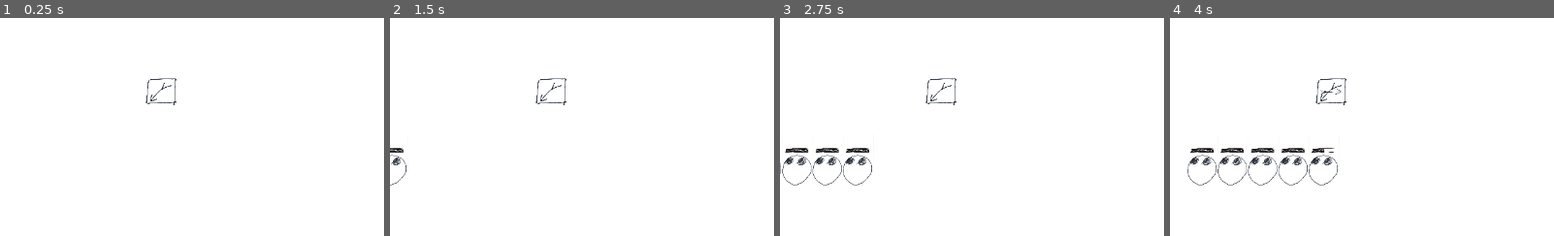
Above: before the commit, frames 1-4 (left to right).
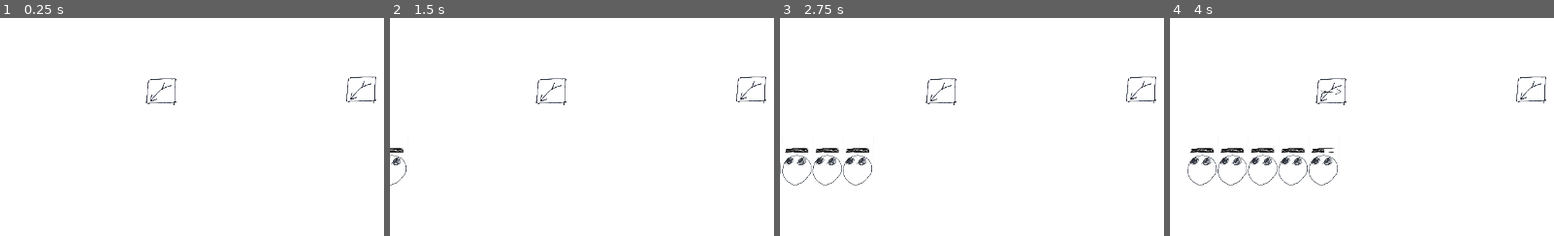
Above: after the commit, the same moments.

Repository: OzuYatamutsu/notebook-tower-defense
Game: Godot game, scene res://levels/test_level.tscn
Two runs of this game, one before a commit and one after it. Both use one fixed random seed, a clock stepped at 60 frames per second and the inputs below.
Inputs:
- Up to frame 1 (0.25 s): no input
- Up to frame 2 (1.5 s): tap Enter at 0.5 s
- Up to frame 3 (2.75 s): no input
- Up to frame 4 (4 s): no input
The pictures show only the part of the screen within x 10-60%, y 0-50%; the shares and areas given below are measured in that part.

The runs differ from the first frame. In frame 1, 0.2% of the frame differs, in the area x 90-98%, y 26-40%; in frame 2, 0.2%; in frame 3, 0.2%; in frame 4, 0.2%.

Commit message:
Add another tower for testing

Diff:
--- a/levels/test_level.tscn
+++ b/levels/test_level.tscn
@@ -27,6 +27,9 @@
 [node name="ArrowTower" parent="viewport/towers" instance=ExtResource("2_vsgju")]
 position = Vector2(4050, 1220)
 
+[node name="ArrowTower2" parent="viewport/towers" instance=ExtResource("2_vsgju")]
+position = Vector2(7350, 1190)
+
 [node name="projectiles" type="Node2D" parent="viewport" groups=["projectiles"]]
 scale = Vector2(0.07, 0.07)
 
